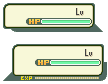
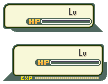
Before/after of a (108, 84) layered artwork. What changed in the layer stack:
renamed "Layer 2" to "Rectangle 1", painted on it over [42, 8, 99, 64]
